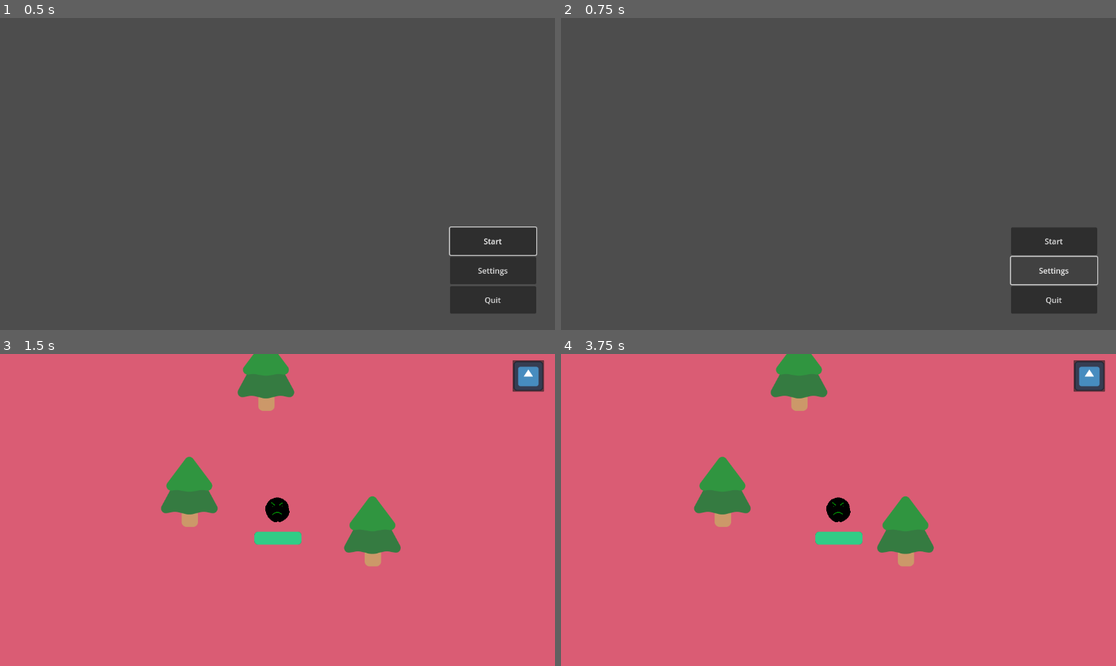
Above: before the commit, frames 1-4 (two rows, left to right).
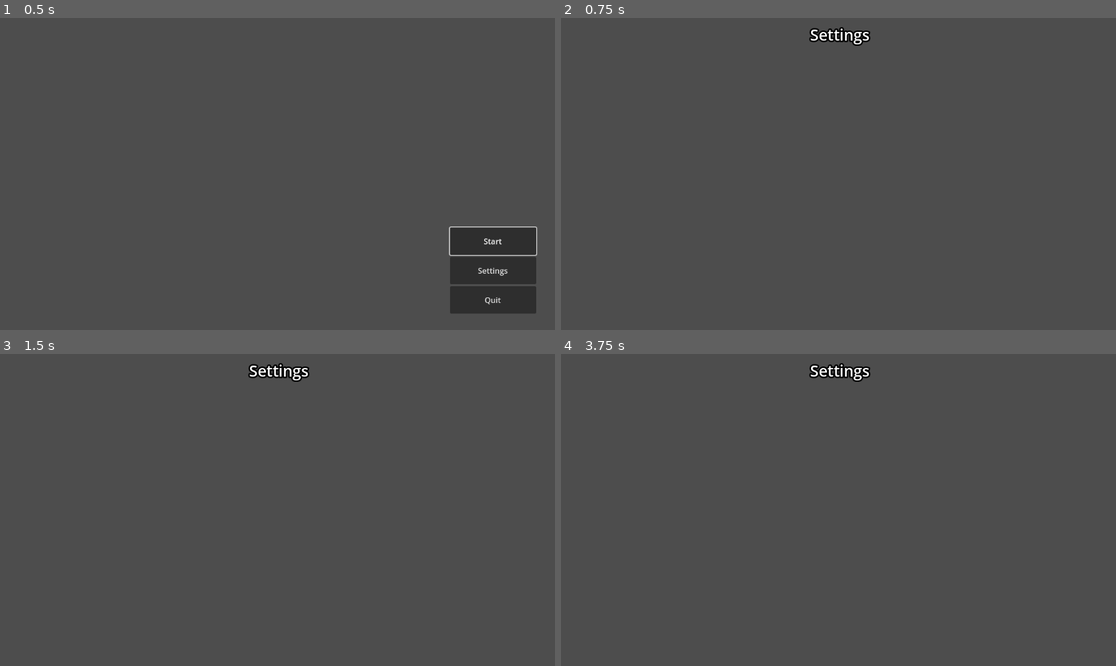
Above: after the commit, the same moments.

Repository: Reshlynt/StickArms
Game: Godot game, scene res://game_manage/main-menu.tscn
Two runs of this game, one before a commit and one after it. Both use one fixed random seed, a clock stepped at 60 frames per second and the inputs below. The engine's default icon, where the game draws it, is replaced by a stand-in: a white triangle on a blue panel in a dark square.
Inputs (mouse positions are in pixels of both pictures, inside the frame that each line leads up to):
- Up to frame 1 (0.5 s): no input
- Up to frame 2 (0.75 s): click "Settings" at 0.5 s
- Up to frame 3 (1.5 s): click (493, 578) at 1.25 s, where only the run before the commit has a clickable "Start"
- Up to frame 4 (3.75 s): click (1088, 375) at 2.02 s; click (838, 547) at 2.75 s, where only the run before the commit has a clickable "Resume"; tap Enter at 3.5 s; hold D (move_right) from 3.53 s (still down)

Frame 1 is identical in both runs. In frame 2, 3.3% of the frame differs, in the area x 44-97%, y 2-95%; in frame 3, 100%, in the area x 0-100%, y 0-100%; in frame 4, 100%.

Commit message:
Settings Button Connection

Diff:
--- a/game_manage/main-menu.tscn
+++ b/game_manage/main-menu.tscn
@@ -44,4 +44,5 @@
 text = "Quit"
 
 [connection signal="pressed" from="VBoxContainer/Start" to="." method="_on_start_pressed"]
+[connection signal="pressed" from="VBoxContainer/Settings" to="." method="_on_settings_pressed"]
 [connection signal="pressed" from="VBoxContainer/Quit" to="." method="_on_quit_pressed"]
--- a/game_manage/main_menu.gd
+++ b/game_manage/main_menu.gd
@@ -7,6 +7,15 @@
 func _on_start_pressed() -> void:
 	get_tree().change_scene_to_file("res://game_manage/StickArmsGame.tscn")
 
+
+
 # quits the game entirely
 func _on_quit_pressed() -> void:
 	get_tree().quit()
+
+
+
+func _on_settings_pressed() -> void:
+	#print("LOAD OPTIONS MENU")
+	get_tree().change_scene_to_file("res://game_manage/Settings.tscn")
+	#change to SettingsPage Later
--- /dev/null
+++ b/game_manage/settings.tscn
@@ -0,0 +1,37 @@
+[gd_scene load_steps=2 format=3 uid="uid://hgl6dqllbi32"]
+
+[sub_resource type="SystemFont" id="SystemFont_7er4o"]
+font_names = PackedStringArray("Impact")
+
+[node name="Settings" type="Control"]
+layout_mode = 3
+anchors_preset = 15
+anchor_right = 1.0
+anchor_bottom = 1.0
+grow_horizontal = 2
+grow_vertical = 2
+
+[node name="MarginContainer" type="MarginContainer" parent="."]
+layout_mode = 0
+offset_left = 2.0
+offset_right = 1156.0
+offset_bottom = 69.0
+theme_override_constants/margin_left = 12
+theme_override_constants/margin_top = 12
+theme_override_constants/margin_right = 12
+theme_override_constants/margin_bottom = 12
+
+[node name="VBoxContainer" type="VBoxContainer" parent="MarginContainer"]
+layout_mode = 2
+theme_override_constants/separation = -48
+
+[node name="Label" type="Label" parent="MarginContainer/VBoxContainer"]
+layout_mode = 2
+theme_override_colors/font_outline_color = Color(0, 0, 0, 1)
+theme_override_constants/outline_size = 12
+theme_override_fonts/font = SubResource("SystemFont_7er4o")
+theme_override_font_sizes/font_size = 32
+text = "Settings
+"
+horizontal_alignment = 1
+vertical_alignment = 1
